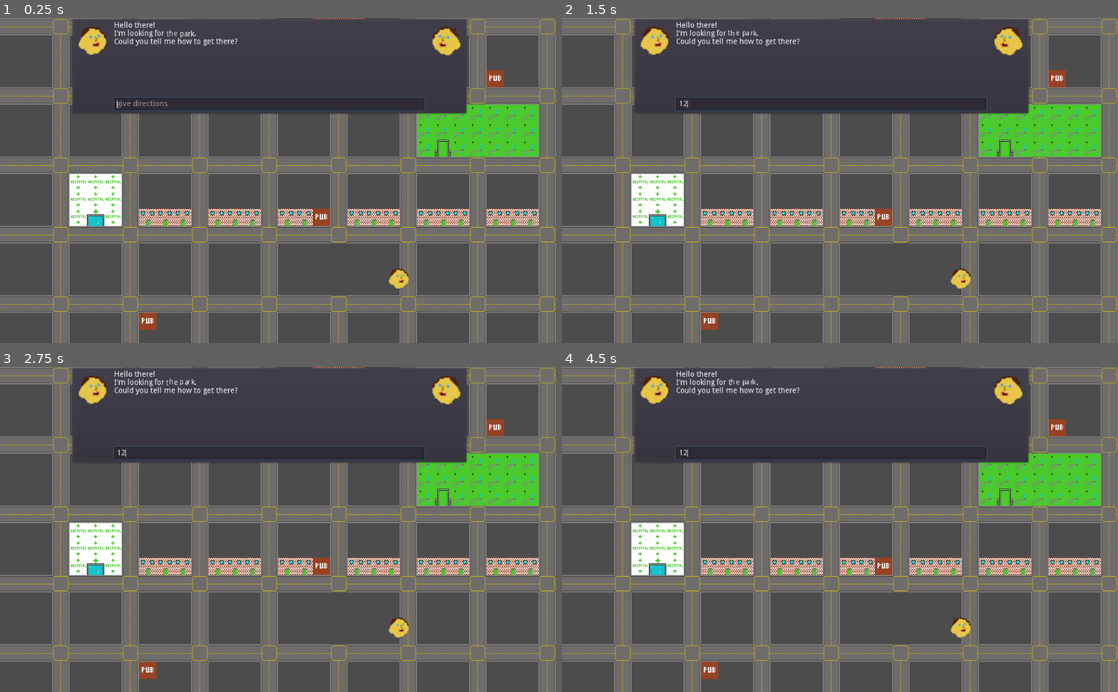
Above: before the commit, frames 1-4 (two rows, left to right).
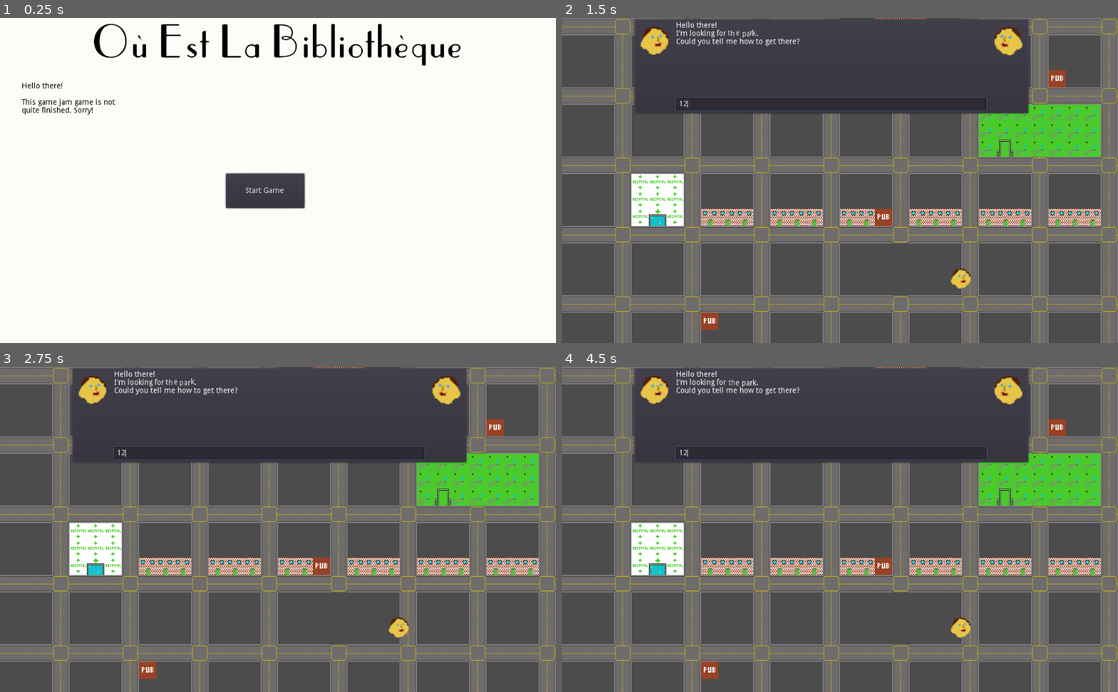
Above: after the commit, the same moments.

Repository: rikkiprince/ggj21-wfh-lost-and-found
Game: Godot game, scene res://HomeScreen.tscn
Same seed, same stepped clock (60 frames per second), same inputs: the game is played once before the commit and once after it. Before the commit the project starts from res://TilemapTest.tscn.
Inputs (mouse positions are in pixels of both pictures, inside the frame that each line leads up to):
- Up to frame 1 (0.25 s): no input
- Up to frame 2 (1.5 s): click (828, 190) at 0.5 s, where only the run after the commit has a clickable "Start Game"; click (828, 105) at 1.27 s; type "12" at 1.35 s
- Up to frame 3 (2.75 s): no input
- Up to frame 4 (4.5 s): no input

The runs differ from the first frame. In frame 1, 97% of the frame differs, in the area x 0-100%, y 0-100%; in frame 2, less than 0.1%; in frame 3, less than 0.1%; in frame 4, less than 0.1%.

Commit message:
Change main scene to home scene

Diff:
--- a/godot-project/project.godot
+++ b/godot-project/project.godot
@@ -16,7 +16,7 @@
 [application]
 
 config/name="Lost and Found - GGJ21"
-run/main_scene="res://TilemapTest.tscn"
+run/main_scene="res://HomeScreen.tscn"
 config/icon="res://icon.png"
 
 [rendering]
